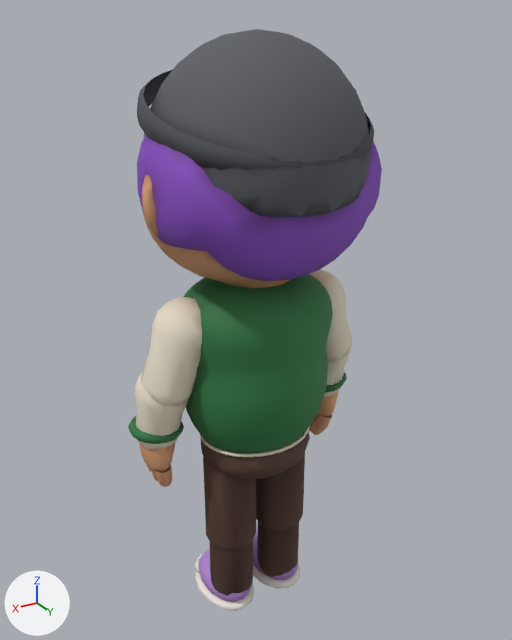
The glTF model assets/models/fp-customer-3.gltf as it was, and as the next commit left it.
Before and after are seen from a camera (50 mm lens) standing at (1.063, 1.778, 1.989) and looking at (-0.024, -0.034, 1.083). Lighting does not change. The marker at lower left points along +X, +Y and +Z. The first picture is the older version. Where no turn or scale is listed for an object, it has been applied to the vertices. Vertices at exactly the same position are counted once.

In view in the first picture: 'elbow_l_mesh', 'elbow_r_mesh', 'knee_l_mesh', 'knee_r_mesh', 'model', 'neck_mesh', 'thigh_l', 'thigh_r', 'upper_arm_l.001', 'upper_arm_r.001'.
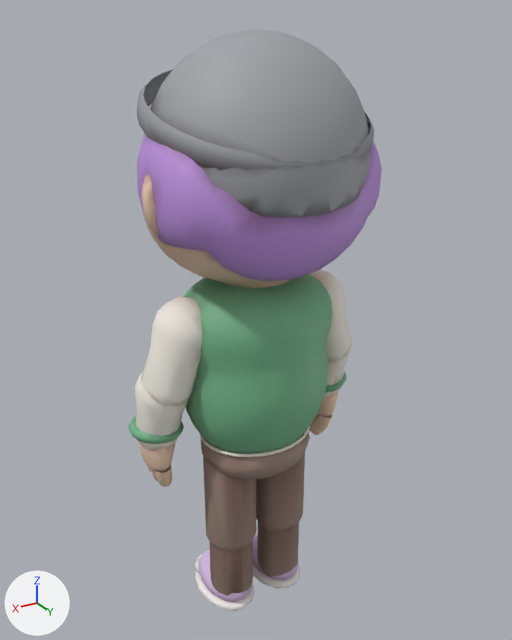
Pixel boxes (x1, y1, x2, y2) of what changed, in the pictures (512 x 640 px; the box of a moved part takes in the faces that stretch with it):
'upper_arm_l.001', recoloured: (141, 297, 202, 406) in both
'thigh_l', recoloured (lighter): (203, 456, 256, 552) in both
'thigh_r', recoloured (lighter): (256, 453, 305, 532) in both
'upper_arm_r.001', recoloured: (310, 269, 352, 362) in both
part 1 of me_model, moved or reshaped (mostly hidden afterwards): (200, 426, 310, 457) in both
part 2 of me_model, recoloured (lighter): (201, 432, 310, 480) in both
part 3 of me_model, recoloured (lighter): (183, 274, 333, 453) in both
part 4 of me_model, recoloured: before (205, 429, 308, 457)
part 5 of me_model, recoloured: after (200, 430, 309, 457)
part 6 of me_elbow_l_mesh, recoloured: (135, 372, 188, 450) in both
part 7 of me_elbow_l_mesh, recoloured (lighter): (128, 415, 184, 444) in both
part 8 of me_elbow_l_mesh, recoloured: (139, 443, 175, 487) in both
part 9 of me_neck_mesh, recoloured: (142, 175, 289, 288) in both
part 10 of me_neck_mesh, recoloured (lighter): (137, 135, 382, 281) in both
part 11 of me_neck_mesh, recoloured (lighter): (144, 29, 371, 217) in both
part 12 of me_neck_mesh, recoloured (lighter): (137, 70, 374, 171) in both
part 13 of me_knee_l_mesh, recoloured (lighter): (209, 540, 253, 596) in both
part 14 of me_knee_l_mesh, recoloured: (198, 549, 251, 602) in both
part 15 of me_knee_r_mesh, recoloured (lighter): (257, 522, 299, 577) in both
part 16 of me_knee_r_mesh, recoloured: (253, 530, 298, 580) in both

Diff of the bpy script that builds the scene:
```diff
--- a/assets/models/fp-customer-3.gltf.py
+++ b/assets/models/fp-customer-3.gltf.py
@@ me_model @@
 me_model.from_pydata(...)  # 2569 vertices, 4977 faces; spans x -0.263..0.262, y -0.218..0.214, z 0.125..1.279
-me_model.materials.append(mat_shirt_under)
+# me_model part 1: 348 of 2569 vertices moved; they spanned x -0.192..0.194, y -0.168..0.168, z 0.658..0.711 and now span x -0.192..0.194, y -0.168..0.168, z 0.658..1.27; mean shift (0.007, -0.012, 0.223); largest move (-0.184, -0.043, 0.711) -> (-0.002, -0.113, 1.27)
+# me_model part 2: 220 faces spanning x -0.193..0.193, y -0.169..0.168, z 0.548..0.772 switch from mat_trousers to mat_lace
+# me_model part 3: 1098 faces spanning x -0.263..0.262, y -0.215..0.214, z 0.617..1.279 switch from mat_top to mat_lace
+# me_model part 4: 822 faces spanning x -0.123..0.155, y -0.213..0.119, z 0.658..1.27 switch from mat_trim to mat_lace
+# me_model part 5: 302 faces spanning x -0.192..0.194, y -0.168..0.168, z 0.658..0.711 switch from mat_rib to mat_lace
@@ me_elbow_l_mesh @@
 me_elbow_l_mesh.from_pydata(...)  # 758 vertices, 1396 faces; spans x -0.083..0.103, y -0.169..0.081, z -0.396..0.078
-me_elbow_l_mesh.materials.append(mat_stripe__efe6d0)
+# me_elbow_l_mesh part 6: 200 faces spanning x -0.083..0.087, y -0.106..0.081, z -0.235..0.078 switch from mat_sleeve to mat_lace
+# me_elbow_l_mesh part 7: 192 faces spanning x -0.074..0.103, y -0.128..0.049, z -0.178..-0.132 switch from mat_cuff to mat_lace
+# me_elbow_l_mesh part 8: 876 faces spanning x -0.044..0.073, y -0.169..0.027, z -0.396..-0.135 switch from mat_skin to mat_lace
@@ me_upper_arm_l_002 @@
 me_upper_arm_l_002.from_pydata(...)  # 112 vertices, 220 faces; spans x -0.094..0.149, y -0.107..0.092, z -0.261..0.091
-me_upper_arm_l_002.materials.append(mat_sleeve)
+me_upper_arm_l_002.materials.append(mat_lace)
@@ me_upper_arm_r_002 @@
 me_upper_arm_r_002.from_pydata(...)  # 112 vertices, 219 faces; spans x -0.151..0.095, y -0.107..0.091, z -0.261..0.089
-me_upper_arm_r_002.materials.append(mat_sleeve)
+me_upper_arm_r_002.materials.append(mat_lace)
@@ me_neck_mesh @@
 me_neck_mesh.from_pydata(...)  # 2751 vertices, 5293 faces; spans x -0.371..0.371, y -0.321..0.331, z -0.113..0.704
-me_neck_mesh.materials.append(mat_inner_ear)
-me_neck_mesh.materials.append(mat_eye)
+# me_neck_mesh part 9: 1699 faces spanning x -0.371..0.371, y -0.321..0.28, z -0.113..0.59 switch from mat_skin to mat_lace
+# me_neck_mesh part 10: 800 faces spanning x -0.354..0.354, y -0.246..0.293, z 0.047..0.486 switch from mat_hair to mat_lace
+# me_neck_mesh part 11: 604 faces spanning x -0.325..0.325, y -0.295..0.331, z 0.262..0.704 switch from mat_beanie to mat_lace
+# me_neck_mesh part 12: 192 faces spanning x -0.333..0.333, y -0.308..0.331, z 0.345..0.6 switch from mat_beanie_cuff to mat_lace
 me_neck_mesh.materials.append(mat_shine)
-me_neck_mesh.materials.append(mat_brow)
-me_neck_mesh.materials.append(mat_blush)
-me_neck_mesh.materials.append(mat_mouth)
-me_neck_mesh.materials.append(mat_teeth)
-me_neck_mesh.materials.append(mat_tongue)
@@ me_knee_l_mesh @@
 me_knee_l_mesh.from_pydata(...)  # 361 vertices, 706 faces; spans x -0.092..0.101, y -0.2..0.092, z -0.33..0.076
-me_knee_l_mesh.materials.append(mat_sole__f6f4ee)
+# me_knee_l_mesh part 13: 150 faces spanning x -0.078..0.078, y -0.078..0.078, z -0.308..0.076 switch from mat_trousers to mat_lace
+# me_knee_l_mesh part 14: 200 faces spanning x -0.081..0.088, y -0.182..0.082, z -0.318..-0.189 switch from mat_shoe__b48ad6 to mat_lace
@@ me_thigh_l_001 @@
 me_thigh_l_001.from_pydata(...)  # 87 vertices, 170 faces; spans x -0.091..0.09, y -0.09..0.09, z -0.36..0.091
-me_thigh_l_001.materials.append(mat_trousers)
+me_thigh_l_001.materials.append(mat_lace)
@@ me_knee_r_mesh @@
 me_knee_r_mesh.from_pydata(...)  # 361 vertices, 706 faces; spans x -0.101..0.093, y -0.201..0.092, z -0.33..0.079
-me_knee_r_mesh.materials.append(mat_sole__f6f4ee)
+# me_knee_r_mesh part 15: 150 faces spanning x -0.078..0.078, y -0.078..0.078, z -0.309..0.079 switch from mat_trousers to mat_lace
+# me_knee_r_mesh part 16: 200 faces spanning x -0.088..0.08, y -0.181..0.082, z -0.319..-0.19 switch from mat_shoe__b48ad6 to mat_lace
@@ me_thigh_r_001 @@
 me_thigh_r_001.from_pydata(...)  # 87 vertices, 170 faces; spans x -0.091..0.09, y -0.09..0.09, z -0.359..0.091
-me_thigh_r_001.materials.append(mat_trousers)
+me_thigh_r_001.materials.append(mat_lace)
```
